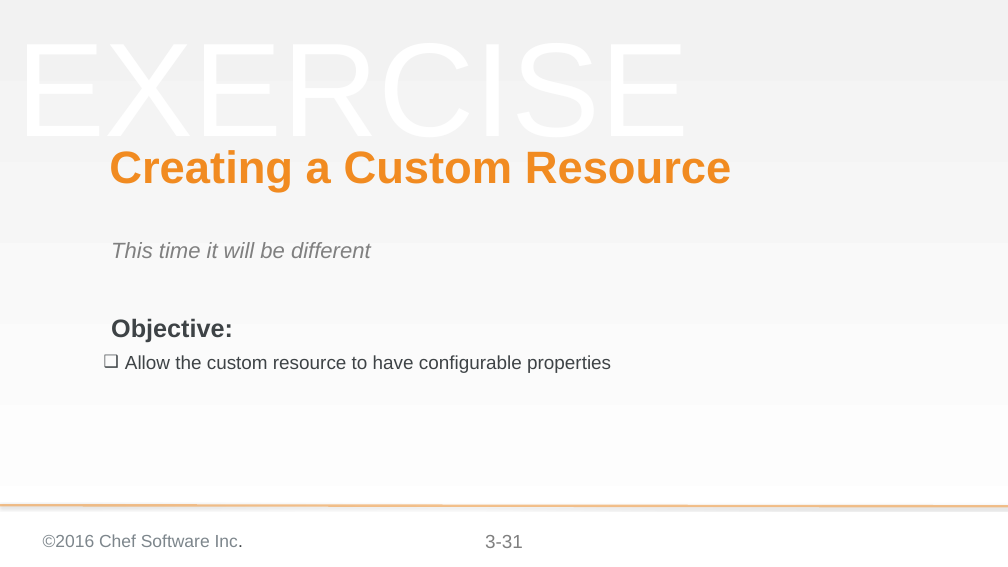
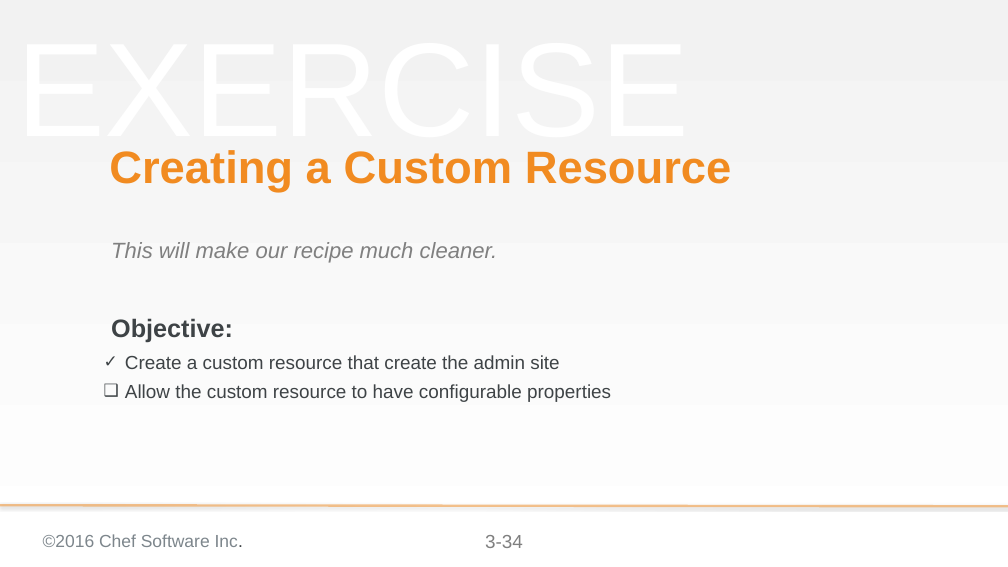
Before and after one commit to chef-training/extending_cookbooks, a slide deck: slide 34 of 03-creating_a_custom_resource-linux.pptx (slide 31 before the commit). Drawn at 1008x567 pixels with LibreOffice and Linux fonts; fonts in the diff are those of the drawing; background and template pictures are left out. Boxes give left, top, right and bottom in pixels: in the first picture for what was removed or moved away, otherwise in the second. Text is boxed around its words. In the diff, an @@ line names an element or a change of style, - is before the commit and + after.

Commit message:
Update the Custom Resource
Update the objectives
Add the group activity to create a property for the site name
Add a new activity to create the property for the site port

```diff
--- a/03-creating_a_custom_resource-linux.pptx
+++ b/03-creating_a_custom_resource-linux.pptx
@@ text at [111,242,498,263]: text changed @@
-This time it will be different
+This will make our recipe much cleaner.
@@ text at [125,355,559,369]: paragraph added @@
+✓ Create a custom resource that create the admin site
@@ page number at [485,535,523,548]: text changed @@
-3-31
+3-34
```
Also in this commit, not shown: 3 other slides changed, 10 slides added.
